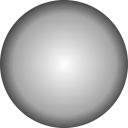
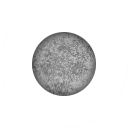
Layers edited between the first and the second w=128, h=128 image:
hid "Layer" over [0, 0, 128, 128]
added layer "Layer #5" (62%) above "Layer #6" over [32, 32, 96, 96]
added layer "Layer #6" (45%) above "Background" over [32, 32, 96, 96]
showed "Background" over [0, 0, 128, 128]
